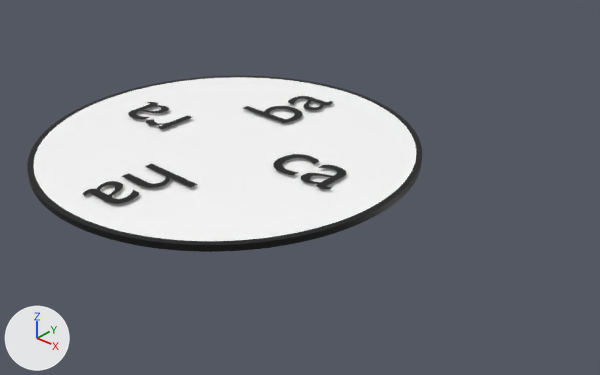
Two versions of the Blender file Models/wheel.blend, one commit apart.
Rendered twice from a camera (50 mm lens) standing at (8.88, -8.25, 5.63) and looking at (1.49, 0.06, -0.25). Every picture has the same lights, and +X, +Y and +Z are marked at lower left. Text is drawn in Blender's own font.

In view in the first picture: 'Bat', 'Cat', 'Cylinder', 'Hat', 'Outline', 'Rat'.
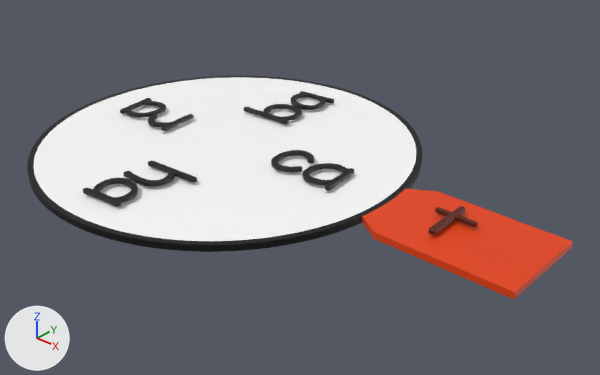
Commit message: created wheel

The edits, one by one:
Material 'Material' (mat_material) is new.
Its base color is (0.8, 0.0525, 0.0) (orange #e74100).
Material 'Material.003' (mat_material_003) is new.
Its base color is (0.0985, 0.00943, 0.0) (brown #581900).
Mesh me_text_003 is new.
It has 1686 vertices, 2525 faces and spans x 0.015..0.848, y -0.006..0.47, z 0.0..0.05.
It uses material mat_material_007 (black #000000).
Mesh me_text_002 is new.
It has 1972 vertices, 2954 faces and spans x 0.011..0.892, y -0.006..0.633, z 0.0..0.05.
It uses material mat_material_007 (black #000000).
Mesh me_text_001 is new.
It has 2020 vertices, 3030 faces and spans x 0.013..0.915, y -0.014..0.629, z 0.0..0.05.
It uses material mat_material_007 (black #000000).
Mesh me_text is new.
It has 1874 vertices, 2807 faces and spans x 0.014..0.866, y -0.005..0.47, z 0.0..0.05.
It uses material mat_material_007 (black #000000).
Mesh me_cube_001 is new.
It has 154 vertices, 128 faces and spans x -1.0..1.0, y -1.0..1.0, z -1.0..1.0.
It uses material mat_material (orange #e74100).
Mesh me_text_005 is new.
It has 680 vertices, 1016 faces and spans x -0.008..0.417, y -0.021..0.635, z 0.0..0.05.
It uses material mat_material_003 (brown #581900).
Object 'Bat' (ob_bat) now shows me_text_001 instead of txt_text_001.
Object 'Cat' (ob_cat) now shows me_text instead of txt_text.
Object 'Hat' (ob_hat) now shows me_text_002 instead of txt_text_002.
Object 'Rat' (ob_rat) now shows me_text_003 instead of txt_text_003.
Object 'Cube' (ob_cube) is new; it shows me_cube_001.
Its location is (4.23, 0.1, 0.0).
Its scale is (1.22, 0.75, 0.05).
Object 't' (ob_t) is new; it shows me_text_005.
Its location is (3.75, -0.25, 0.1).
Its scale is (1.5, 1.25, 1.0).

What differs and where, as boxes (x1, y1, x2, y2) in the pictures (600 x 375 px):
'Cube', added: after (362, 189, 573, 299)
'Hat', reshaped (12% taller): before (82, 163, 198, 204); after (83, 160, 197, 206)
'Cat', reshaped (14% wider, 17% taller): before (273, 154, 346, 189); after (271, 150, 354, 191)
'Bat', reshaped (21% taller): before (243, 96, 333, 123); after (243, 91, 334, 124)
'Rat', reshaped (14% wider, 21% taller): before (128, 102, 193, 129); after (120, 98, 194, 131)
't', added (brown): after (428, 206, 478, 235)
